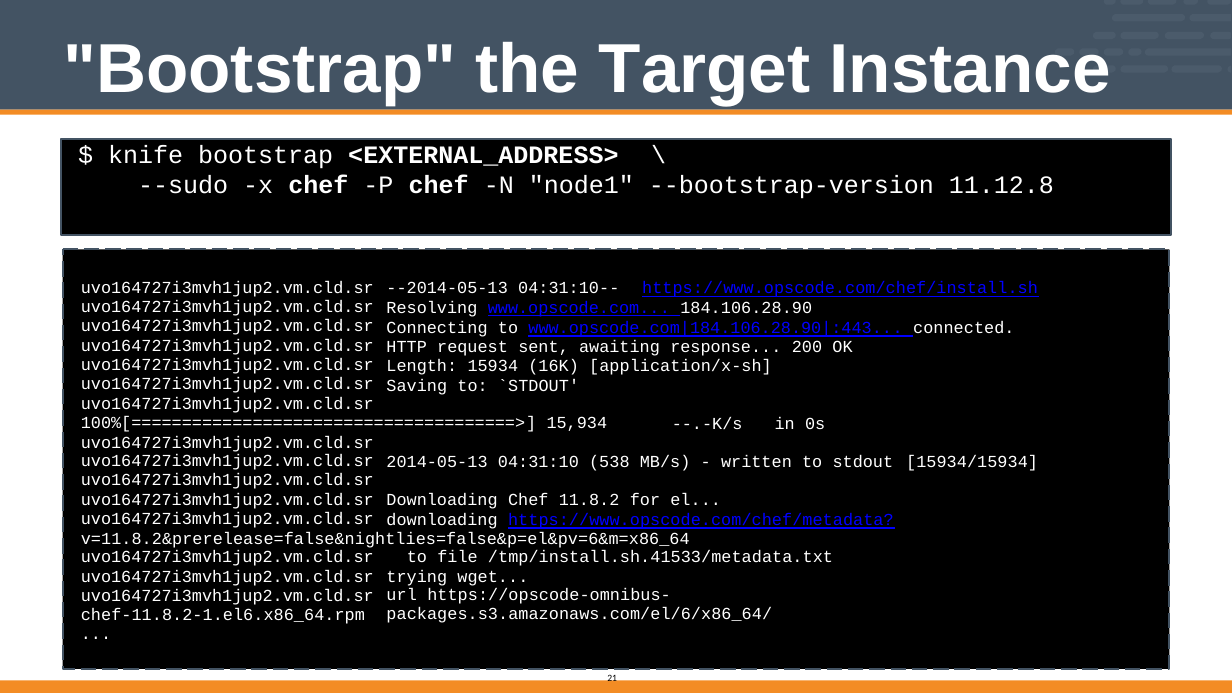
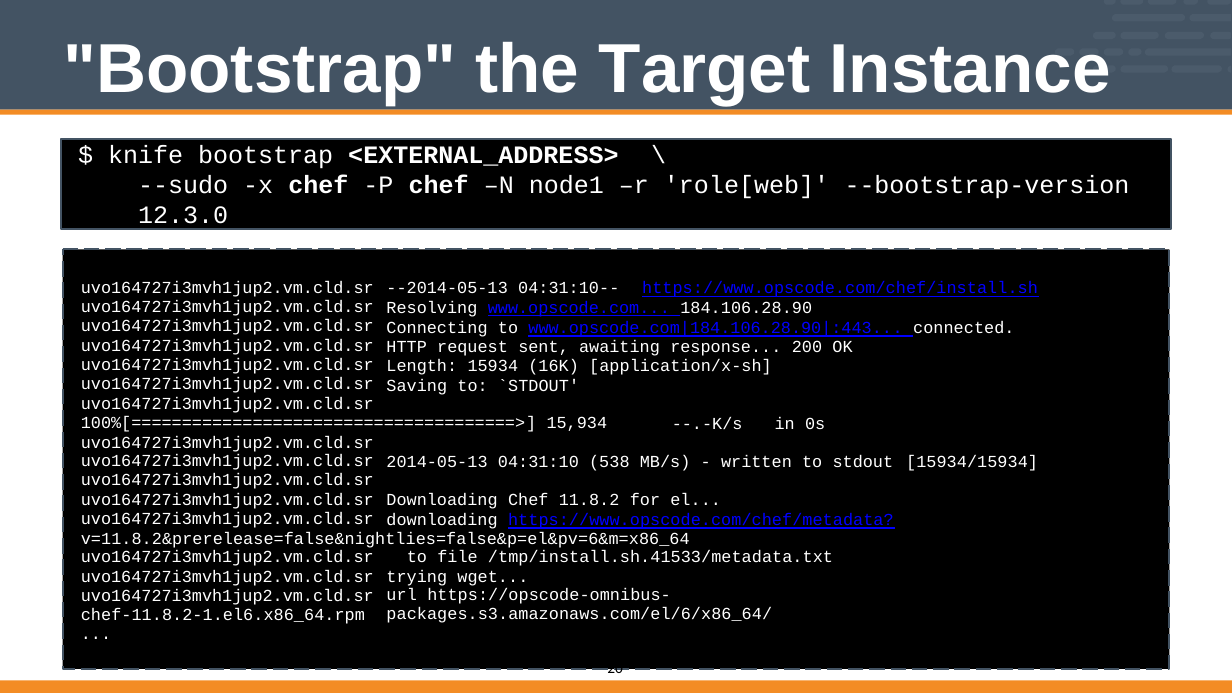
Before and after one commit to vinyar/chef-intermediate, a slide deck: slide 20 of Modules/02-Chef_Intermediate.pptx (slide 21 before the commit). Drawn at 1232x693 pixels with LibreOffice and Linux fonts; fonts in the diff are those of the drawing. Boxes give left, top, right and bottom in pixels: in the first picture for what was removed or moved away, otherwise in the second. Text is boxed around its words. In the diff, an @@ line names an element or a change of style, - is before the commit and + after.

```diff
--- a/Modules/02-Chef_Intermediate.pptx
+++ b/Modules/02-Chef_Intermediate.pptx
@@ rectangle "$ knife bootstrap <EXTERNAL_ADDRESS> \": place and size @@
-rectangle "$ knife bootstrap <EXTERNAL_ADDRESS> \" at [61,139,1172,235]
+rectangle "$ knife bootstrap <EXTERNAL_ADDRESS> \" at [61,139,1172,229]
@@ text in rectangle at [138,175,1130,231]: text changed @@
---sudo -x chef -P chef -N "node1" --bootstrap-version 11.12.8
+--sudo -x chef -P chef –N node1 –r 'role[web]' --bootstrap-version 12.3.0
@@ page number at [607,668,623,678]: text changed; size 10 to 16 pt @@
-21
+20
```
Also in this commit, not shown: 22 other slides changed, 2 slides added, 3 slides removed.
